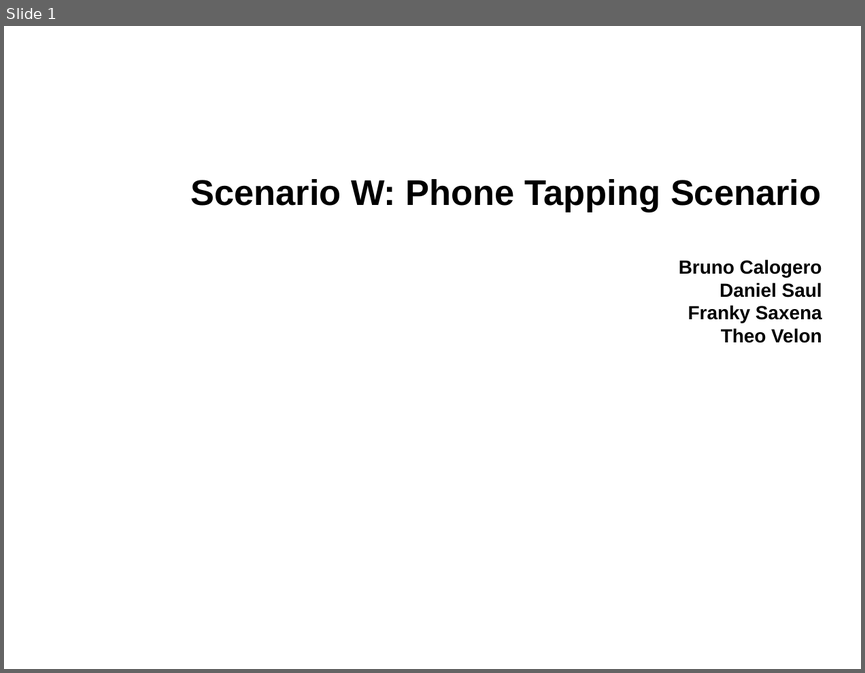
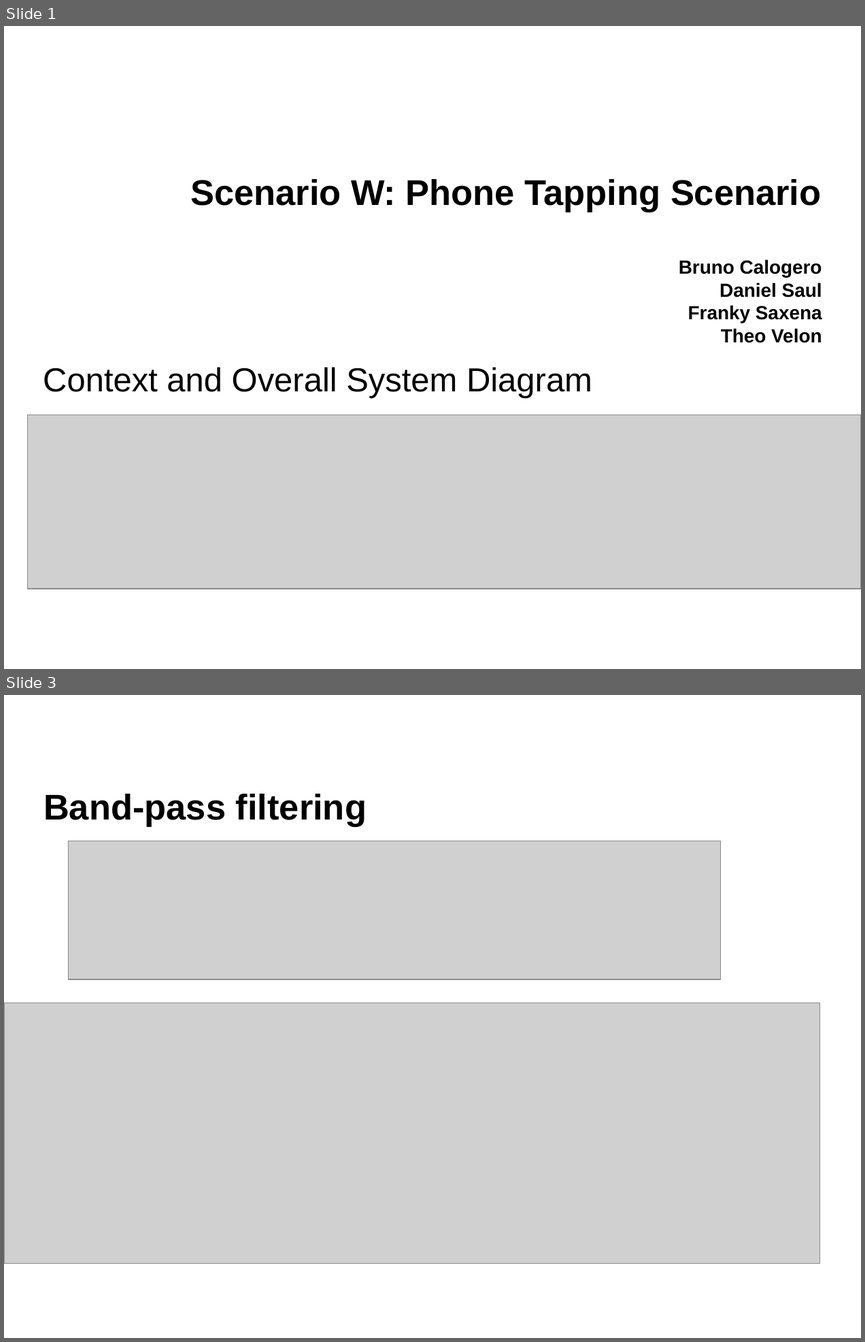
Before and after one commit to danielsaul/phone-tapping-scenario, a slide deck: docs/ppt.pptx. Shown one above the other, each under a label of ours: slide 1 before the commit, slides 1 and 3 after it; the slides between them are not shown. The pictures are 865x673 and 865x1342 pixels, drawn with LibreOffice and Linux fonts; fonts in the diff are those of the drawing; grey boxes stand for pictures; background and template pictures are left out. Boxes give left, top, right and bottom in pixels: in the first picture for what was removed or moved away, otherwise in the second. Text is boxed around its words. In the diff, an @@ line names an element or a change of style, - is before the commit and + after.

```diff
--- a/docs/ppt.pptx
+++ b/docs/ppt.pptx
@@ slide 3 added at box(4, 695, 861, 1338), background #FFFFFF @@
@@ title added at box(43, 794, 366, 827), 30 pt, text #000000, bold @@
+Band-pass filtering
@@ picture added at box(68, 841, 720, 979) @@
@@ picture added at box(4, 1002, 820, 1263) @@
@@ slide 1 changed as well @@
@@ subtitle added at box(43, 367, 592, 398), 28 pt, text #000000 @@
+Context and Overall System Diagram
@@ picture added at box(27, 415, 861, 589) @@
```
Also in this commit, not shown: 2 other slides changed, 2 other slides added, 2 slides removed.
